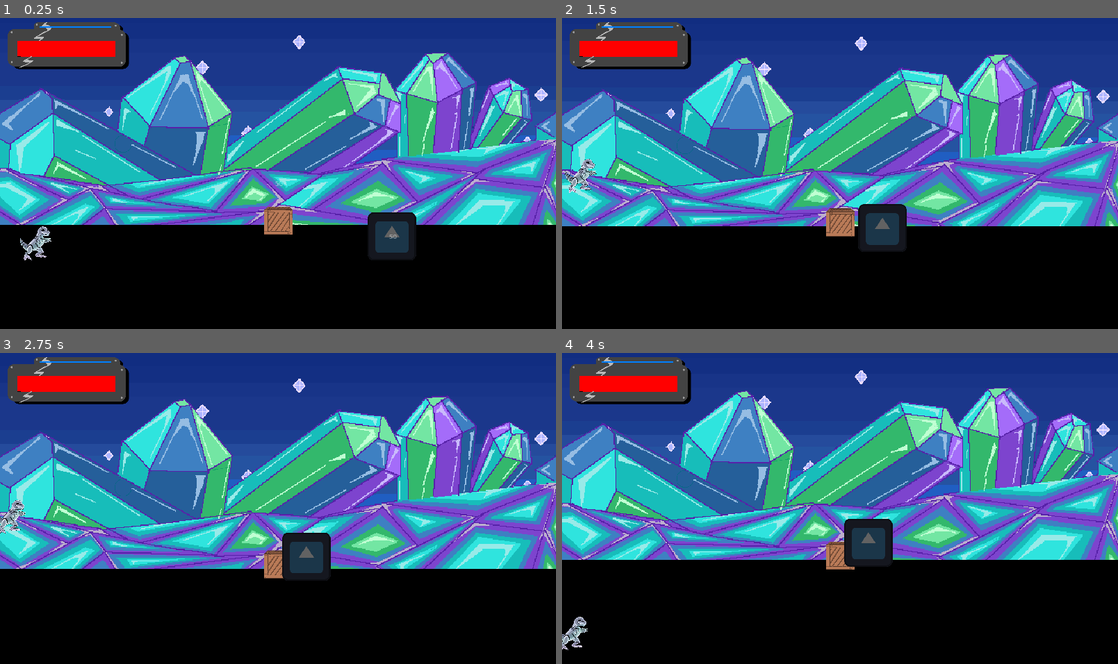
Above: before the commit, frames 1-4 (two rows, left to right).
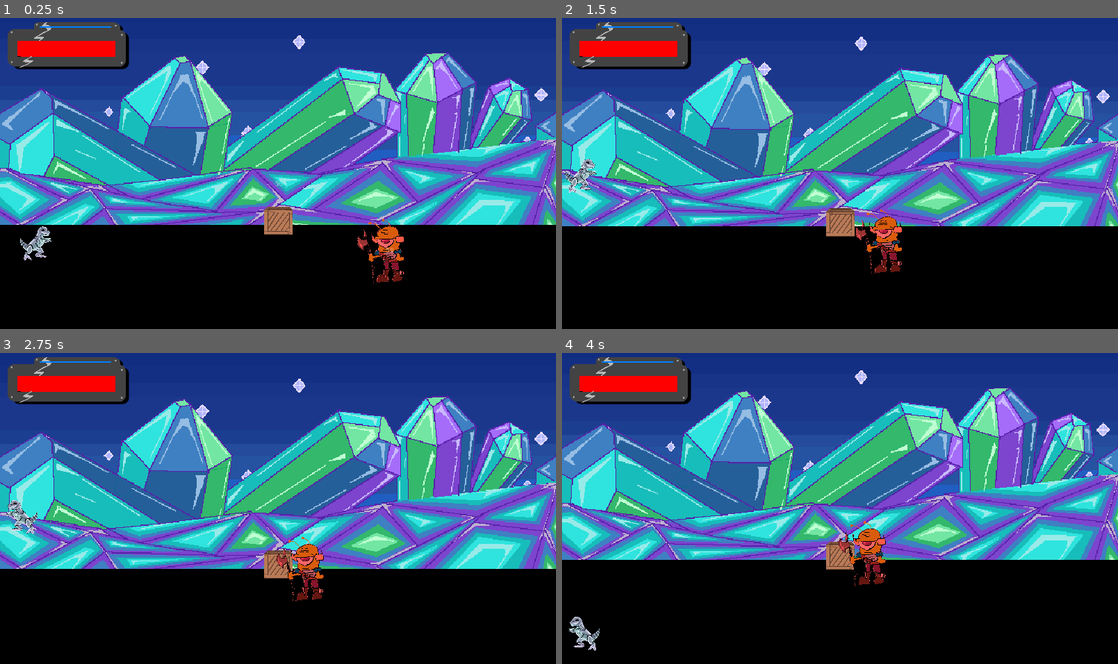
Above: after the commit, the same moments.

Repository: RandomlyZay/2025-game-jam
Game: Godot game, scene res://stages/level1/level1.tscn
The game is run twice, just before and just after one commit, with the same random seed, the same clock (stepped at 60 frames per second) and the same inputs. This scene is started directly instead of the project's main scene. The engine's default icon, where the game draws it, is replaced by a stand-in: a white triangle on a blue panel in a dark square.
Inputs (mouse positions are in pixels of both pictures, inside the frame that each line leads up to):
- Up to frame 1 (0.25 s): no input
- Up to frame 2 (1.5 s): tap Enter (ui_accept) at 0.5 s; move the mouse to (940, 235) at 0.52 s; hold E (interact) 0.53-1.28 s; hold W (move_up) from 0.53 s (still down); tap F (dash) at 0.6 s; click (940, 235) at 0.67 s; tap Space (jump) at 0.77 s; move the mouse to (895, 229) at 1.27 s; tap E (interact) at 1.35 s; click (895, 229) at 1.42 s
- Up to frame 3 (2.75 s): tap Space (jump) at 1.52 s; tap F (dash) at 1.55, 2.1 s; move the mouse to (111, 461) at 2.02 s; release W (move_up) at 2.03 s; hold A (move_left) from 2.03 s (still down); hold E (interact) from 2.03 s (still down)
- Up to frame 4 (4 s): move the mouse to (867, 508) at 2.77 s; release E (interact) at 2.78 s; tap E (interact) at 2.85 s; click (867, 508) at 2.92 s; tap Space (jump) at 3.02, 3.77 s; tap F (dash) at 3.05, 3.6 s; move the mouse to (756, 430) at 3.52 s; release A (move_left) at 3.53 s; hold S (move_down) from 3.53 s (still down); hold E (interact) from 3.53 s (still down)

The runs differ from the first frame. In frame 1, 1.5% of the frame differs, in the area x 64-75%, y 62-86%; in frame 2, 1.4%; in frame 3, 1.8%, in the area x 0-60%, y 47-80%; in frame 4, 1.8%.

Commit message:
Cyclops enemy

Diff:
--- a/entities/characters/enemies/base_enemy.gd
+++ b/entities/characters/enemies/base_enemy.gd
@@ -443,8 +443,7 @@
 			EnemyState.STUNNED:
 				handle_stunned_state(delta)
 
-		if sprite and abs(velocity.x) > 0:
-			sprite.flip_h = velocity.x < 0
+		# Remove default sprite flipping from base class to let child classes handle it
 
 	move_and_slide()
 
--- /dev/null
+++ b/entities/characters/enemies/cyclops/cyclops.gd
@@ -0,0 +1,106 @@
+extends "res://entities/characters/enemies/base_enemy.gd"
+
+@export var swipe_damage: float = 25.0
+@export var swipe_range: float = 100.0
+@export var swipe_arc: float = 90.0
+@export var swipe_windup: float = 0.3
+@export var swipe_recovery: float = 0.4
+
+var swipe_direction: Vector2 = Vector2.ZERO
+var is_winding_up: bool = false
+var wind_up_timer: float = 0.0
+var recovery_timer: float = 0.0
+
+func _ready() -> void:
+	# Initialize with combat-focused stats
+	health = 80.0
+	max_health = 80.0
+	base_speed = 180.0  # Slower but steady
+	attack_damage = swipe_damage
+	attack_range = swipe_range
+	attack_cooldown = 1.5
+	current_health = health
+	super._ready()
+
+func handle_chase_state(_delta: float) -> void:
+	if !player or !is_instance_valid(player):
+		current_state = EnemyState.IDLE
+		return
+
+	var distance = global_position.distance_to(player.global_position)
+	var direction = (player.global_position - global_position).normalized()
+
+	if distance <= attack_range and can_attack:
+		attack_target = player
+		current_state = EnemyState.ATTACK
+		start_swipe_attack()
+	else:
+		# Move towards player but maintain slight distance
+		var target_pos = player.global_position - direction * (attack_range * 0.7)
+		velocity = (target_pos - global_position).normalized() * base_speed
+
+		# Update sprite direction - inverted since sprite faces left by default
+		if sprite and abs(velocity.x) > 0:
+			sprite.flip_h = velocity.x > 0
+
+func handle_attack_state(delta: float) -> void:
+	if is_winding_up:
+		wind_up_timer -= delta
+		if wind_up_timer <= 0:
+			perform_swipe()
+	elif recovery_timer > 0:
+		recovery_timer -= delta
+		if recovery_timer <= 0:
+			reset_attack_state()
+			current_state = EnemyState.CHASE
+
+func start_swipe_attack() -> void:
+	is_winding_up = true
+	wind_up_timer = swipe_windup
+	can_attack = false
+
+	# Telegraph the attack
+	if sprite:
+		sprite.modulate = Color(1.2, 0.8, 0.8)
+
+	# Aim at player's current position
+	if is_instance_valid(player):
+		swipe_direction = (player.global_position - global_position).normalized()
+
+func perform_swipe() -> void:
+	is_winding_up = false
+	recovery_timer = swipe_recovery
+
+	# Visual feedback
+	if sprite:
+		sprite.modulate = Color(1.5, 1.0, 1.0)
+
+	# Check for hits in an arc
+	var attack_area = $AttackArea
+	if attack_area and is_instance_valid(player):
+		var to_player = player.global_position - global_position
+		if to_player.length() <= attack_range:
+			var angle = rad_to_deg(swipe_direction.angle_to(to_player))
+			if abs(angle) <= swipe_arc / 2:
+				if player.has_method("take_damage"):
+					player.take_damage(swipe_damage)
+				if player.has_method("apply_knockback"):
+					player.apply_knockback(swipe_direction * 400)
+
+func reset_attack_state() -> void:
+	is_winding_up = false
+	wind_up_timer = 0.0
+	recovery_timer = 0.0
+	if sprite:
+		sprite.modulate = original_color
+
+	# Start attack cooldown
+	var timer = get_tree().create_timer(attack_cooldown)
+	timer.timeout.connect(func(): can_attack = true)
+
+func take_damage(amount: float) -> void:
+	super.take_damage(amount)
+
+	# Cancel attack if hit during windup
+	if is_winding_up:
+		reset_attack_state()
--- /dev/null
+++ b/entities/characters/enemies/cyclops/cyclops.tscn
@@ -0,0 +1,88 @@
+[gd_scene load_steps=10 format=3 uid="uid://b6j8u6n0mej7k"]
+
+[ext_resource type="Script" path="res://entities/characters/enemies/cyclops/cyclops.gd" id="1_script"]
+[ext_resource type="Texture2D" uid="uid://bwo4utb5sio0q" path="res://graphics/characters/enemies/cyclops.png" id="2_1460o"]
+[ext_resource type="PackedScene" uid="uid://b08lb42hrodkb" path="res://ui/hud/floating_numbers.tscn" id="3_numbers"]
+[ext_resource type="Script" path="res://objects/interactable.gd" id="3_qytdd"]
+
+[sub_resource type="CapsuleShape2D" id="CapsuleShape2D_3sby1"]
+radius = 56.0
+height = 192.0
+
+[sub_resource type="CapsuleShape2D" id="CapsuleShape2D_4m6gh"]
+radius = 56.0
+height = 192.0
+
+[sub_resource type="CapsuleShape2D" id="CapsuleShape2D_vqsea"]
+radius = 24.0
+height = 146.0
+
+[sub_resource type="StyleBoxFlat" id="StyleBoxFlat_attack"]
+bg_color = Color(0.92, 0.2, 0.2, 0.3)
+corner_radius_top_left = 100
+corner_radius_top_right = 100
+corner_radius_bottom_right = 100
+corner_radius_bottom_left = 100
+
+[sub_resource type="Gradient" id="Gradient_trail"]
+colors = PackedColorArray(0.3, 0.3, 0.3, 0.392157, 0.3, 0.3, 0.3, 0)
+
+[node name="CyclopsEnemy" type="CharacterBody2D" groups=["enemies"]]
+collision_layer = 2
+collision_mask = 5
+script = ExtResource("1_script")
+
+[node name="Sprite2D" type="Sprite2D" parent="."]
+modulate = Color(1.2, 0.4, 0.4, 1)
+scale = Vector2(0.4, 0.4)
+texture = ExtResource("2_1460o")
+
+[node name="CollisionShape2D" type="CollisionShape2D" parent="."]
+position = Vector2(0, 15)
+shape = SubResource("CapsuleShape2D_3sby1")
+
+[node name="HitDetector" type="Area2D" parent="."]
+collision_layer = 2
+script = ExtResource("3_qytdd")
+interact_name = "CyclopsEnemy_takes_a_hit"
+health = 80
+
+[node name="CollisionShape2D" type="CollisionShape2D" parent="HitDetector"]
+position = Vector2(0, 16)
+shape = SubResource("CapsuleShape2D_4m6gh")
+
+[node name="AttackArea" type="Area2D" parent="."]
+collision_layer = 0
+collision_mask = 4
+
+[node name="CollisionShape2D" type="CollisionShape2D" parent="AttackArea"]
+position = Vector2(-80, 8)
+shape = SubResource("CapsuleShape2D_vqsea")
+
+[node name="AttackRange" type="Panel" parent="AttackArea"]
+visible = false
+offset_left = -100.0
+offset_top = -100.0
+offset_right = 100.0
+offset_bottom = 100.0
+theme_override_styles/panel = SubResource("StyleBoxFlat_attack")
+
+[node name="TrailEffect" type="CPUParticles2D" parent="."]
+emitting = false
+amount = 20
+lifetime = 0.5
+local_coords = true
+direction = Vector2(-1, 0)
+spread = 20.0
+gravity = Vector2(0, 0)
+initial_velocity_min = 100.0
+initial_velocity_max = 200.0
+scale_amount_min = 5.0
+scale_amount_max = 10.0
+color = Color(0.3, 0.3, 0.3, 0.392157)
+color_ramp = SubResource("Gradient_trail")
+
+[node name="FloatingNumbers" parent="." instance=ExtResource("3_numbers")]
+
+[connection signal="input_event" from="HitDetector" to="." method="_on_hit_detector_input_event"]
+[connection signal="area_entered" from="AttackArea" to="." method="_on_attack_area_area_entered"]
--- a/entities/characters/player/player.gd
+++ b/entities/characters/player/player.gd
@@ -40,7 +40,9 @@
 var last_move_direction: Vector2 = Vector2.RIGHT
 var is_jumping: bool = false
 var jumpMultiplyer = 8
+var last_horizontal_direction: int = 1  # 1 for right, -1 for left
 
+@onready var sprite = $Sprite2D
 
 func _ready() -> void:
 	current_health = max_health
@@ -77,7 +79,25 @@
 	move_and_slide()
 
 	if knockback_velocity.is_zero_approx():
-		handle_movement()
+		var move_direction := Input.get_vector("move_left", "move_right", "move_up", "move_down")
+
+		# Update direction only when moving
+		if move_direction.length() > 0:
+			last_move_direction = move_direction.normalized()
+
+			# Update horizontal direction only when moving left or right
+			if move_direction.x != 0:
+				last_horizontal_direction = -1 if move_direction.x < 0 else 1
+				if sprite:
+					sprite.flip_h = last_horizontal_direction < 0
+
+		# Only apply movement if not dashing and there's input
+		if dash_duration_timer.is_stopped():
+			if move_direction.length() > 0:
+				velocity = last_move_direction * base_speed
+			else:
+				velocity = Vector2.ZERO  # Stop when no input
+
 		handle_dash_input()
 
 	if Input.is_action_just_pressed("jump") and is_jumping == false:
@@ -97,6 +117,12 @@
 	# Update direction only when moving
 	if move_direction.length() > 0:
 		last_move_direction = move_direction.normalized()
+
+		# Update horizontal direction only when moving left or right
+		if move_direction.x != 0:
+			last_horizontal_direction = -1 if move_direction.x < 0 else 1
+			if sprite:
+				sprite.flip_h = last_horizontal_direction < 0
 
 	# Only apply movement if not dashing and there's input
 	if dash_duration_timer.is_stopped():
--- a/stages/level1/level1.tscn
+++ b/stages/level1/level1.tscn
@@ -4,9 +4,9 @@
 [ext_resource type="PackedScene" uid="uid://o0q0t4eik226" path="res://entities/characters/player/player.tscn" id="2_1emke"]
 [ext_resource type="PackedScene" uid="uid://dq8qo4qvlvhwj" path="res://ui/hud/hud.tscn" id="3_m5yk3"]
 [ext_resource type="PackedScene" uid="uid://kbnowphrd7y2" path="res://objects/items/chest.tscn" id="4_6ms3x"]
-[ext_resource type="PackedScene" uid="uid://x77m5b33wtgi" path="res://entities/characters/enemies/template/template.tscn" id="5_tn7t2"]
 [ext_resource type="Texture2D" uid="uid://c0rwjegvug8f" path="res://graphics/backgrounds/background.png" id="5_vx4yd"]
 [ext_resource type="PackedScene" uid="uid://c1eh02vx5evga" path="res://objects/items/goal.tscn" id="5_ykodm"]
+[ext_resource type="PackedScene" uid="uid://b6j8u6n0mej7k" path="res://entities/characters/enemies/cyclops/cyclops.tscn" id="6_05wvj"]
 
 [node name="Level1" type="Node2D"]
 script = ExtResource("1_tpwex")
@@ -82,8 +82,8 @@
 [node name="Goal" parent="." instance=ExtResource("5_ykodm")]
 position = Vector2(8928, 800)
 
-[node name="Enemy Template" parent="." instance=ExtResource("5_tn7t2")]
-position = Vector2(1400, 1120)
+[node name="CyclopsEnemy" parent="." instance=ExtResource("6_05wvj")]
+position = Vector2(1384, 1168)
 
 [node name="Player" parent="." instance=ExtResource("2_1emke")]
 position = Vector2(144, 1112)
Binary file added: graphics/characters/enemies/cyclops.png
Not shown, added: graphics/characters/enemies/cyclops.png.import
